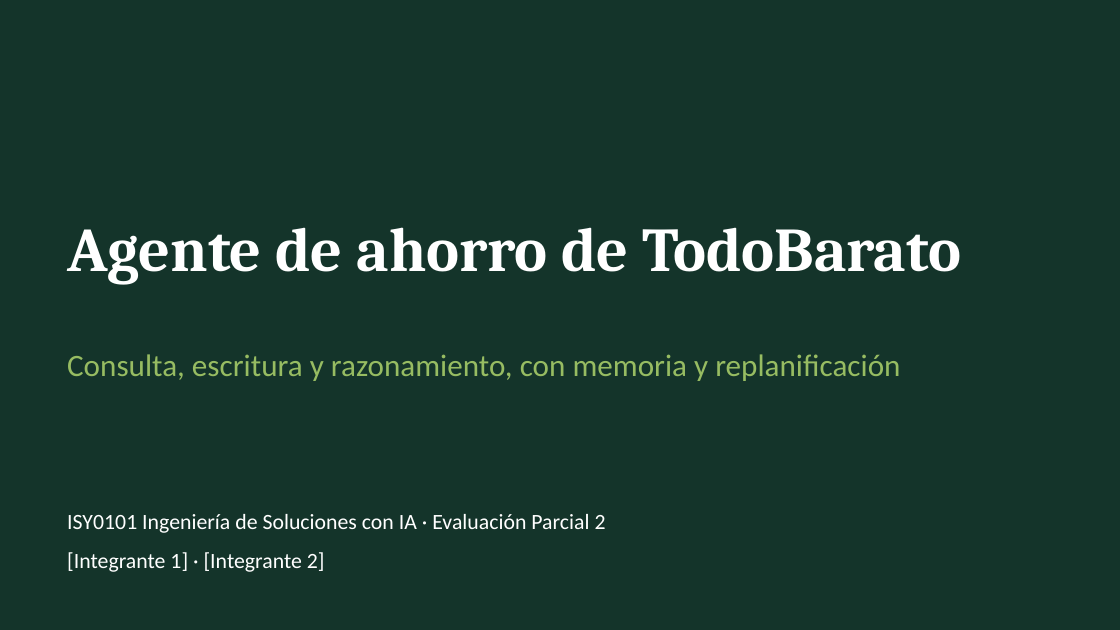
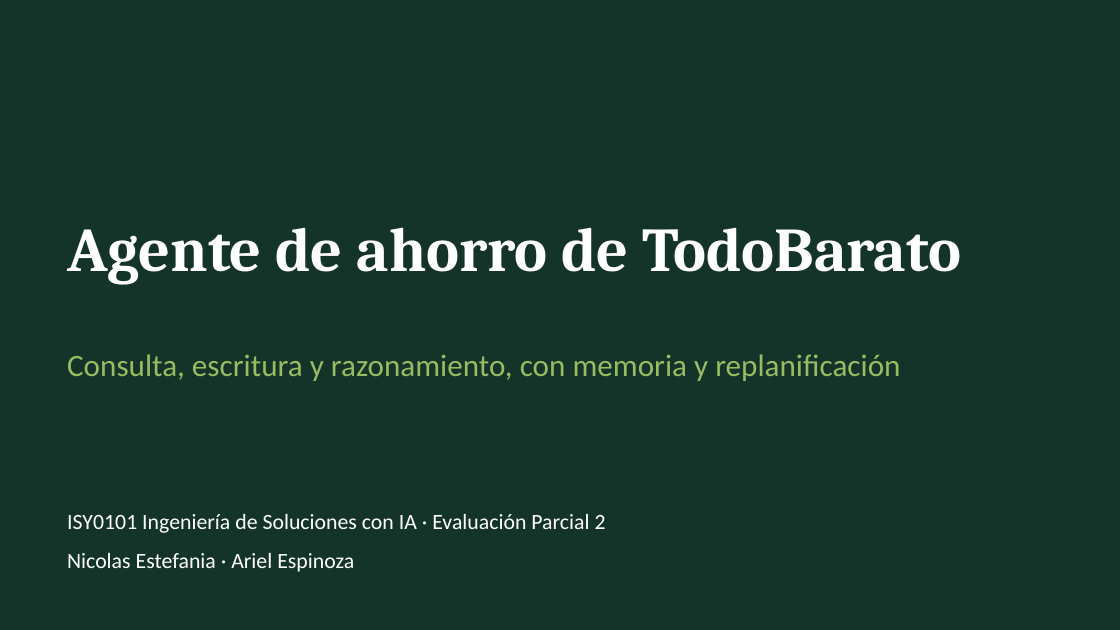
Before and after one commit to niKo-ing/PROYECTOENGINEER-AI, a slide deck: slide 1 of docs/agente/Presentacion_EP2_Agente_TodoBarato.pptx. Drawn at 1120x630 pixels with LibreOffice and Linux fonts; fonts in the diff are those of the drawing. Boxes give left, top, right and bottom in pixels: in the first picture for what was removed or moved away, otherwise in the second. Text is boxed around its words. In the diff, an @@ line names an element or a change of style, - is before the commit and + after.

```diff
--- a/docs/agente/Presentacion_EP2_Agente_TodoBarato.pptx
+++ b/docs/agente/Presentacion_EP2_Agente_TodoBarato.pptx
@@ text at bbox=[67, 553, 354, 572]: text changed @@
-[Integrante 1] · [Integrante 2]
+Nicolas Estefania · Ariel Espinoza
```
Also in this commit, not shown: 1 slide added, 1 slide removed, 3 other files.
